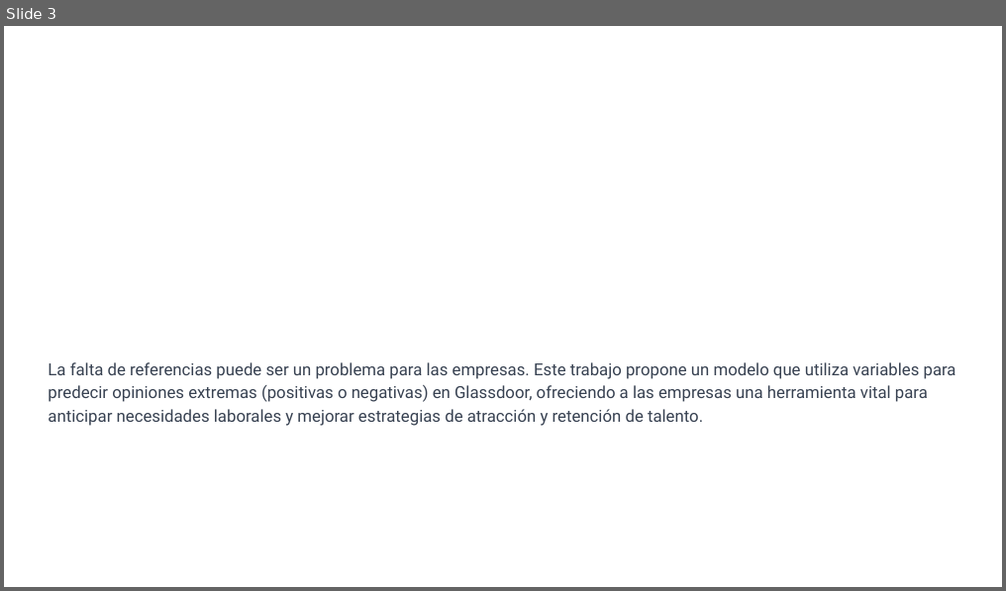
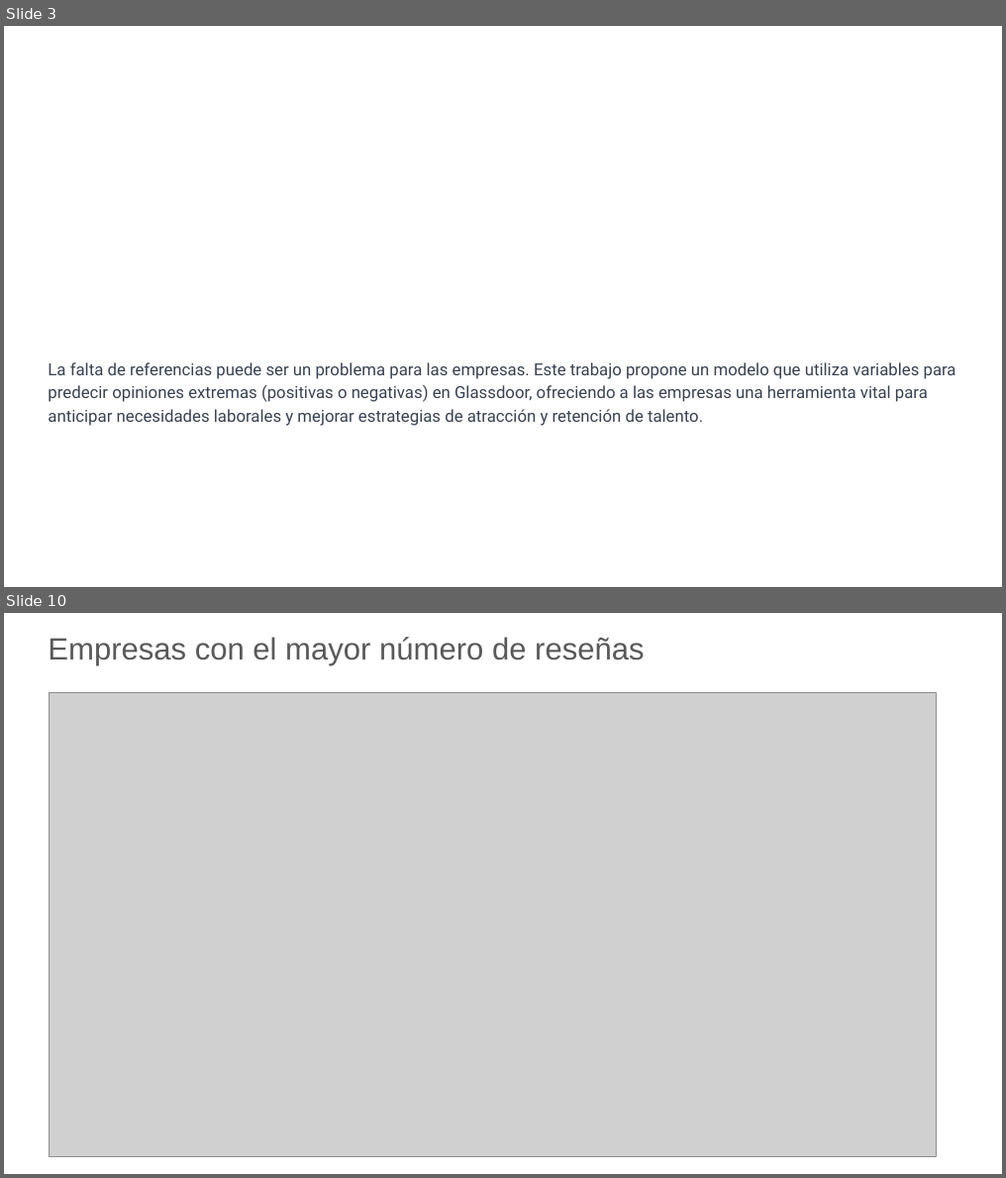
Before and after one commit to worldbp/Coderhouse-DS, a slide deck: Pre-Entrega Proyecto Final/Presentacion Pre-Entega Proyecto Final.pptx. Shown one above the other, each under a label of ours: slide 3 before the commit, slides 3 and 10 after it; the slides between them are not shown. The pictures are 1006x591 and 1006x1178 pixels, drawn with LibreOffice and Linux fonts; fonts in the diff are those of the drawing; grey boxes stand for pictures. Boxes give left, top, right and bottom in pixels: in the first picture for what was removed or moved away, otherwise in the second. Text is boxed around its words. In the diff, an @@ line names an element or a change of style, - is before the commit and + after.

```diff
--- a/Pre-Entrega Proyecto Final/Presentacion Pre-Entega Proyecto Final.pptx
+++ b/Pre-Entrega Proyecto Final/Presentacion Pre-Entega Proyecto Final.pptx
@@ slide 10 added at (x1=4, y1=613, x2=1002, y2=1174), background #FFFFFF @@
@@ title added at (x1=38, y1=619, x2=968, y2=682), outline #FFFFFF 0.75 pt, 22.2 pt, text #595959 @@
+Empresas con el mayor número de reseñas
@@ picture added at (x1=49, y1=693, x2=936, y2=1157) @@
```
Also in this commit, not shown: 22 other slides added.
